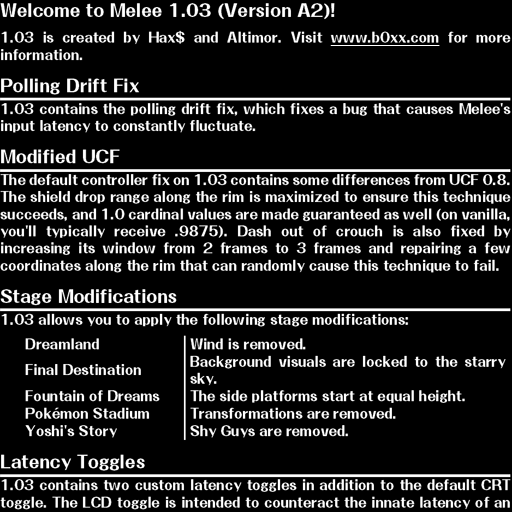
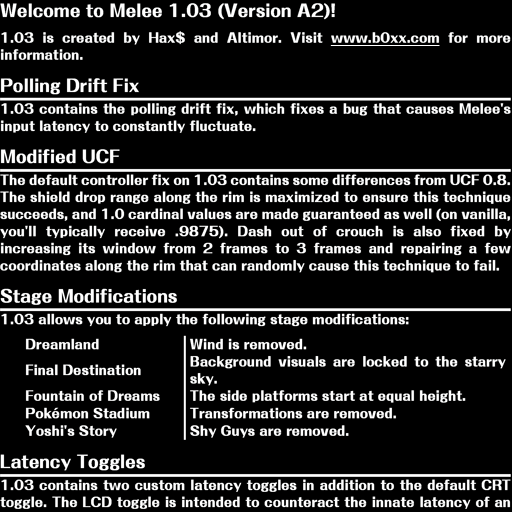
Layers edited between the first and the second 512px x 512px image:
removed layer "Layer 0" over (0, 3, 511, 510)
painted on "Layer 1" over (0, 3, 511, 510)
added layer "Layer 2" over (0, 3, 511, 510)
